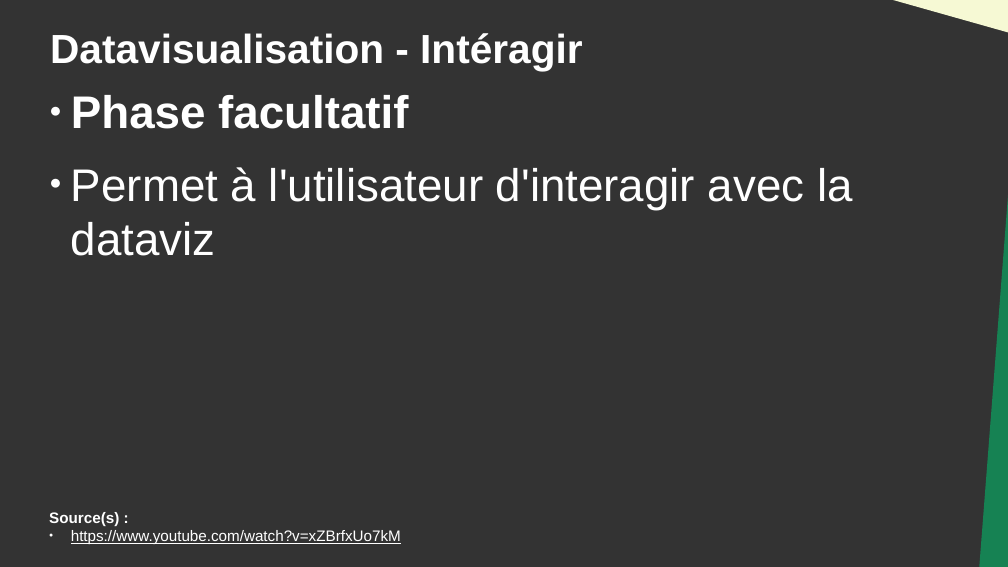
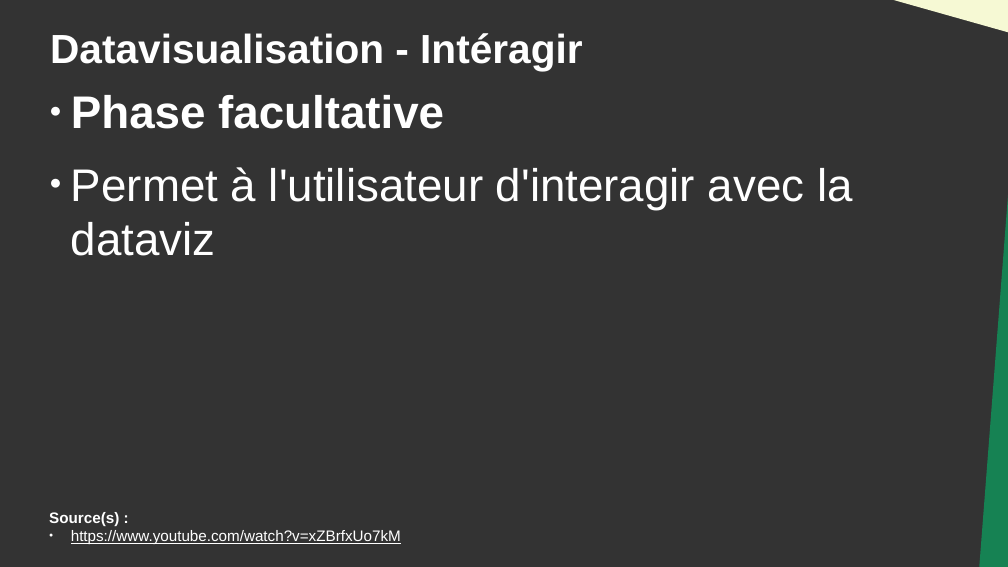
Before and after one commit to DanYellow/cours, a slide deck: slide 38 of data-journalisme-s4/travaux-pratiques/numero-4/presentation.odp (slide 36 before the commit). Drawn at 1008x567 pixels with LibreOffice and Linux fonts; fonts in the diff are those of the drawing. Boxes give left, top, right and bottom in pixels: in the first picture for what was removed or moved away, otherwise in the second. Text is boxed around its words. In the diff, an @@ line names an element or a change of style, - is before the commit and + after.

```diff
--- a/data-journalisme-s4/travaux-pratiques/numero-4/presentation.odp
+++ b/data-journalisme-s4/travaux-pratiques/numero-4/presentation.odp
@@ text at (71, 95, 444, 129): text changed @@
-● Phase facultatif
+● Phase facultative
```
Also in this commit, not shown: 10 other slides changed, 3 slides added, 1 slide removed, 8 other files.
